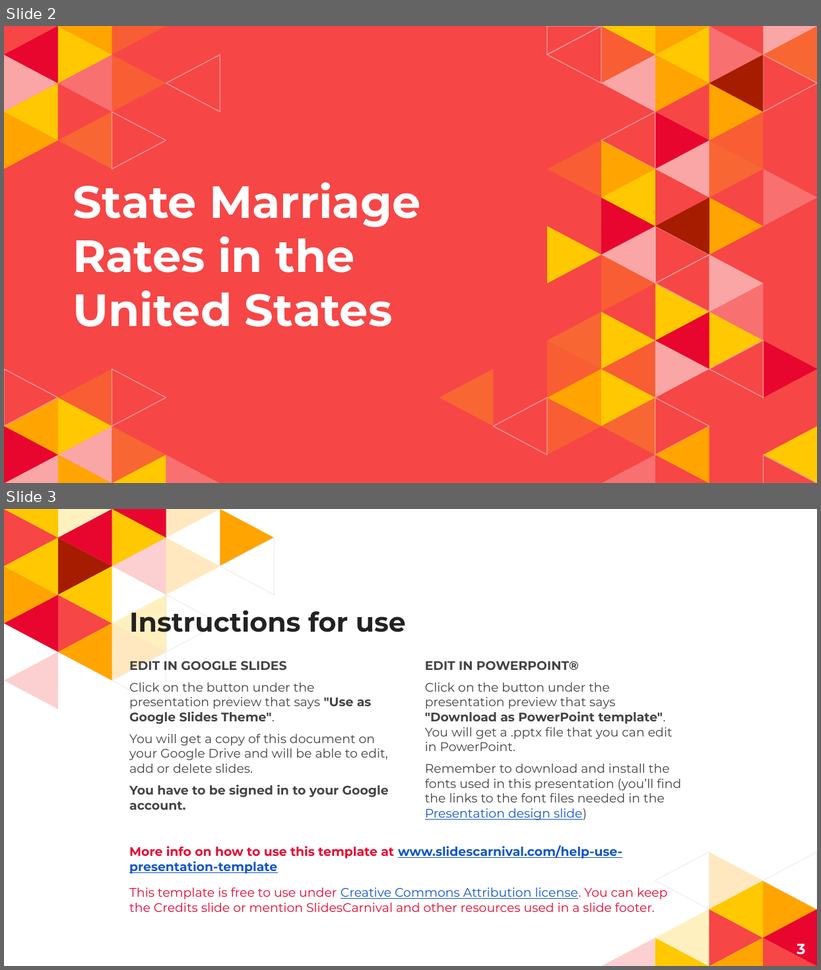
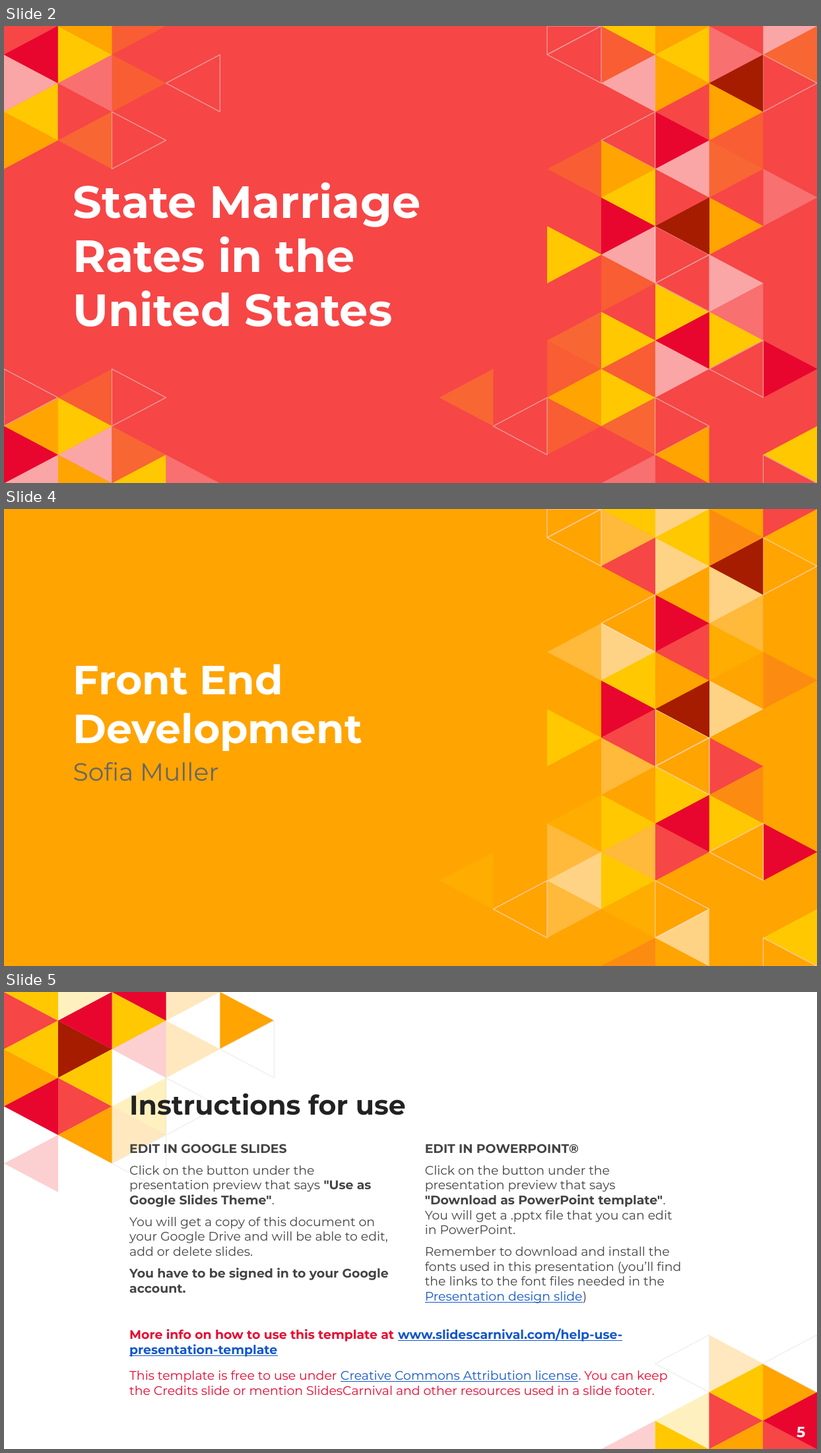
Before and after one commit to krashilili/Project2, a slide deck: PPT presentation/Slides.pptx. Shown one above the other, each under a label of ours: slides 2 and 3 before the commit, slides 2, 4 and 5 after it; the slides between them are not shown. The pictures are 821x970 and 821x1453 pixels, drawn with LibreOffice and Linux fonts; fonts in the diff are those of the drawing. Boxes give left, top, right and bottom in pixels: in the first picture for what was removed or moved away, otherwise in the second. Text is boxed around its words. In the diff, an @@ line names an element or a change of style, - is before the commit and + after.

Commit message:
added slides

```diff
--- a/PPT presentation/Slides.pptx
+++ b/PPT presentation/Slides.pptx
@@ slide 4 added at bbox=[4, 509, 817, 966], background #FFA400; not listed: 20 template elements that a slide beside it also shows @@
@@ title added at bbox=[73, 664, 362, 751], 36 pt, text #FFFFFF, bold @@
+1.
+Front End Development
@@ group added at bbox=[494, 509, 817, 966]: 34 freeform shapes @@
@@ subtitle added at bbox=[73, 762, 218, 781], 22 pt, text #666666 @@
+Sofia Muller
@@ what was slide 3 is now slide 5 @@
@@ page number at bbox=[797, 1427, 805, 1441]: text changed @@
-3
+5
```
Also in this commit, not shown: 4 slides changed, 1 other slide added.
